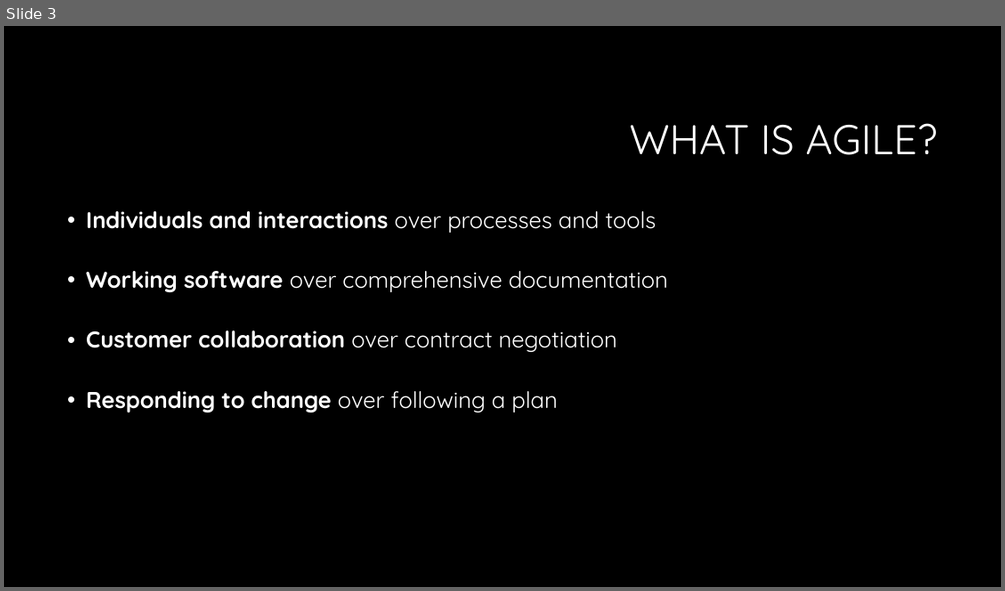
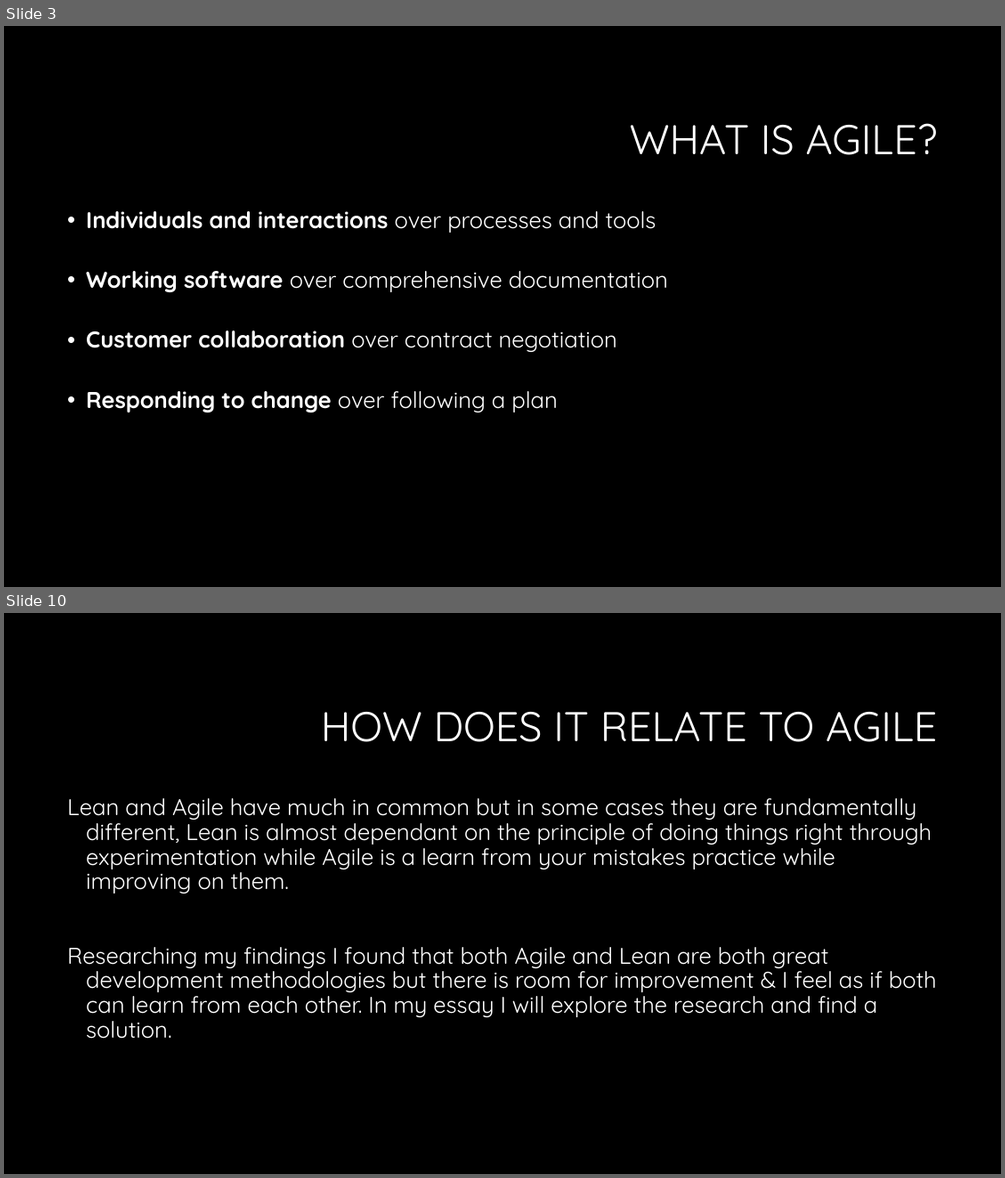
Before and after one commit to Falmouth-Games-Academy/comp150-agile, a slide deck: proposal/Agile questions.ppt. Shown one above the other, each under a label of ours: slide 3 before the commit, slides 3 and 10 after it; the slides between them are not shown. The pictures are 1005x591 and 1005x1178 pixels, drawn with LibreOffice and Linux fonts; fonts in the diff are those of the drawing; background and template pictures are left out. Boxes give left, top, right and bottom in pixels: in the first picture for what was removed or moved away, otherwise in the second. Text is boxed around its words. In the diff, an @@ line names an element or a change of style, - is before the commit and + after.

```diff
--- a/proposal/Agile questions.ppt
+++ b/proposal/Agile questions.ppt
@@ slide 10 added at (x1=4, y1=613, x2=1001, y2=1174), background #000000 @@
@@ title added at (x1=321, y1=712, x2=937, y2=742), 40 pt, text #FFFFFF @@
+HOW DOES IT RELATE TO AGILE
@@ text added at (x1=67, y1=798, x2=937, y2=1038), 22 pt, text #FFFFFF @@
+Lean and Agile have much in common but in some cases they are fundamentally different, Lean is almost dependant on the principle of doing things right through experimentation while Agile is a learn from your mistakes practice while improving on them.
+Researching my findings I found that both Agile and Lean are both great development methodologies but there is room for improvement & I feel as if both can learn from each other. In my essay I will explore the research and find a solution.
```
Also in this commit, not shown: 6 slides changed, 1 other slide added.
